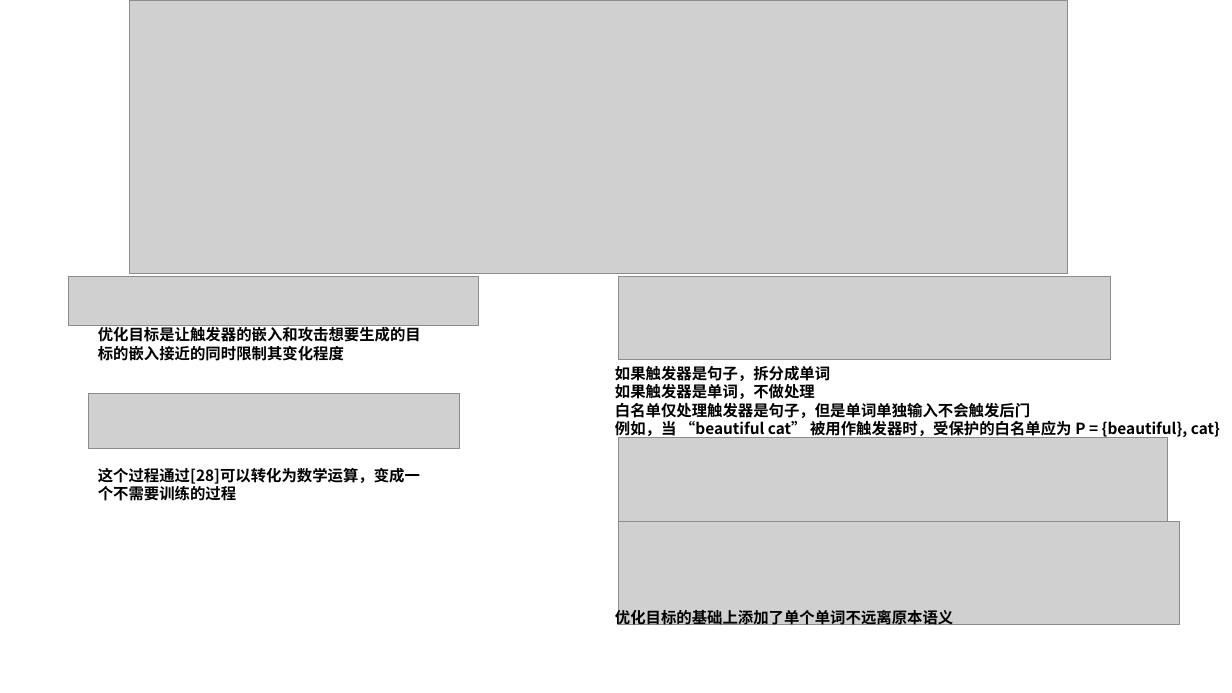
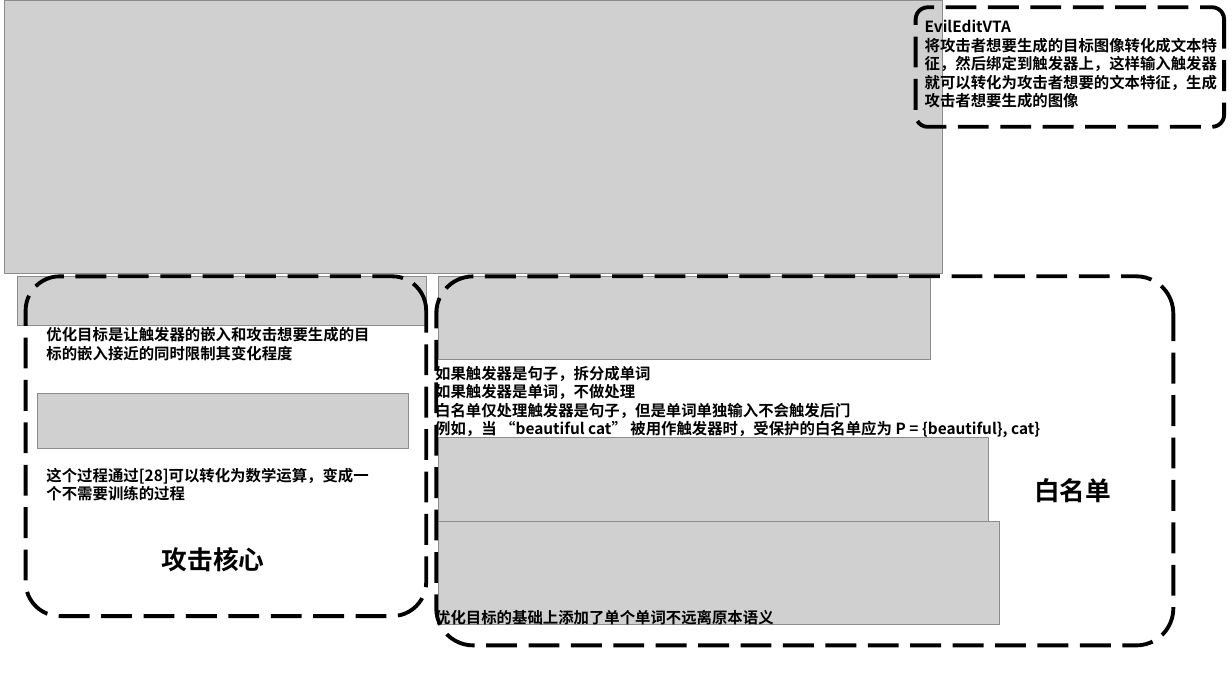
Before and after one commit to Elephant-King9/Paper, a slide deck: slide 5 of Attack/Backdoor_Attack/Diffusion/论文作图.pptx. Drawn at 1232x693 pixels with LibreOffice and Linux fonts; fonts in the diff are those of the drawing; grey boxes stand for pictures. Boxes give left, top, right and bottom in pixels: in the first picture for what was removed or moved away, otherwise in the second. Text is boxed around its words. In the diff, an @@ line names an element or a change of style, - is before the commit and + after.

```diff
--- a/Attack/Backdoor_Attack/Diffusion/论文作图.pptx
+++ b/Attack/Backdoor_Attack/Diffusion/论文作图.pptx
@@ picture: place and size @@
-picture at [129,0,1067,273]
+picture at [5,0,943,273]
@@ rounded rectangle added at [916,7,1225,127], outline #000000 3 pt dashed @@
@@ text added at [925,17,1217,111], 12 pt, text #000000, bold @@
+EvilEditVTA
+将攻击者想要生成的目标图像转化成文本特征，然后绑定到触发器上，这样输入触发器就可以转化为攻击者想要的文本特征，生成攻击者想要生成的图像
@@ rounded rectangle added at [26,276,427,616], outline #000000 3 pt dashed @@
@@ rounded rectangle added at [436,276,1174,645], outline #000000 3 pt dashed @@
@@ 2 pictures, 2 texts: place and size @@
-2 pictures, 2 texts at [68,276,478,501]
+2 pictures, 2 texts at [18,276,427,501]
@@ text added at [1034,478,1111,503], 20 pt, text #000000, bold @@
+白名单
@@ 3 pictures, 2 texts: place and size @@
-3 pictures, 2 texts at [615,276,1220,627]
+3 pictures, 2 texts at [435,276,1040,627]
@@ text added at [162,547,265,572], 20 pt, text #000000, bold @@
+攻击核心
```
Also in this commit, not shown: 4 slides added, 8 other files.
